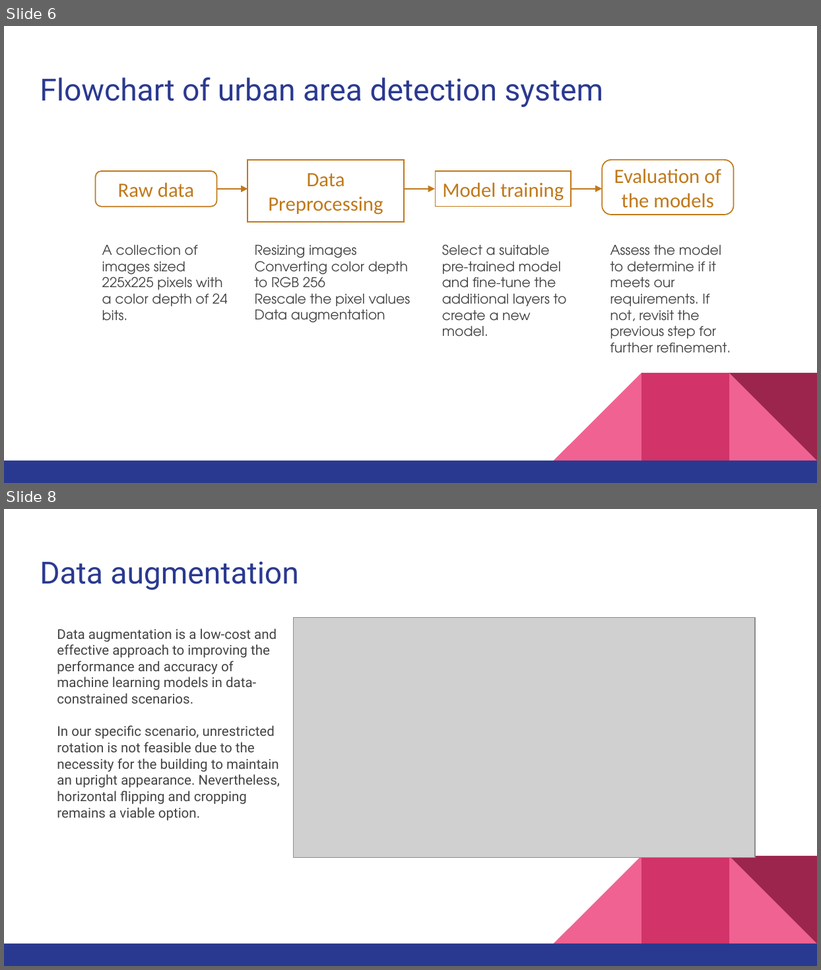
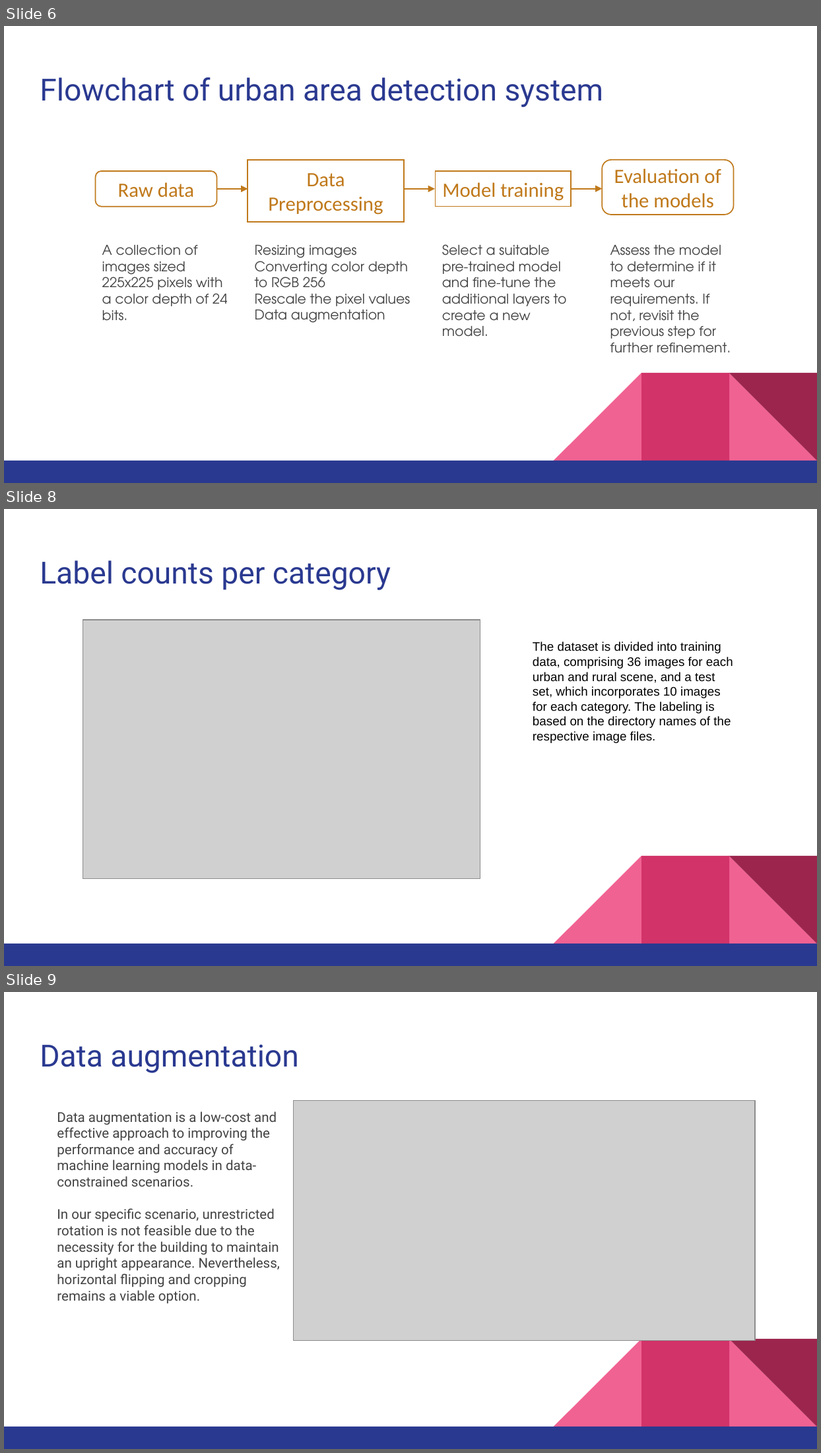
Before and after one commit to r95222023/IBM-Machine-Learning-Professional-Certificate, a slide deck: Deep Learning and Reinforcement Learning/Deep Learning Project_ Urban Area Detection System.pptx. Shown one above the other, each under a label of ours: slides 6 and 8 before the commit, slides 6, 8 and 9 after it; the slides between them are not shown. The pictures are 821x970 and 821x1453 pixels, drawn with LibreOffice and Linux fonts; fonts in the diff are those of the drawing; grey boxes stand for pictures. Boxes give left, top, right and bottom in pixels: in the first picture for what was removed or moved away, otherwise in the second. Text is boxed around its words. In the diff, an @@ line names an element or a change of style, - is before the commit and + after.

```diff
--- a/Deep Learning and Reinforcement Learning/Deep Learning Project_ Urban Area Detection System.pptx
+++ b/Deep Learning and Reinforcement Learning/Deep Learning Project_ Urban Area Detection System.pptx
@@ slide 8 added at <box>4,509,817,966</box>, background #FFFFFF; not listed: 5 template elements that a slide beside it also shows @@
@@ title added at <box>40,560,391,590</box>, 27 pt, text #2A3990 @@
+Label counts per category
@@ picture added at <box>83,620,481,879</box> @@
@@ text added at <box>533,642,733,743</box>, 11 pt, text #000000 @@
+The dataset is divided into training data, comprising 36 images for each urban and rural scene, and a test set, which incorporates 10 images for each category. The labeling is based on the directory names of the respective image files.
@@ what was slide 8 is now slide 9 @@
```
Also in this commit, not shown: 2 slides changed, 3 other slides added, 1 other file.
